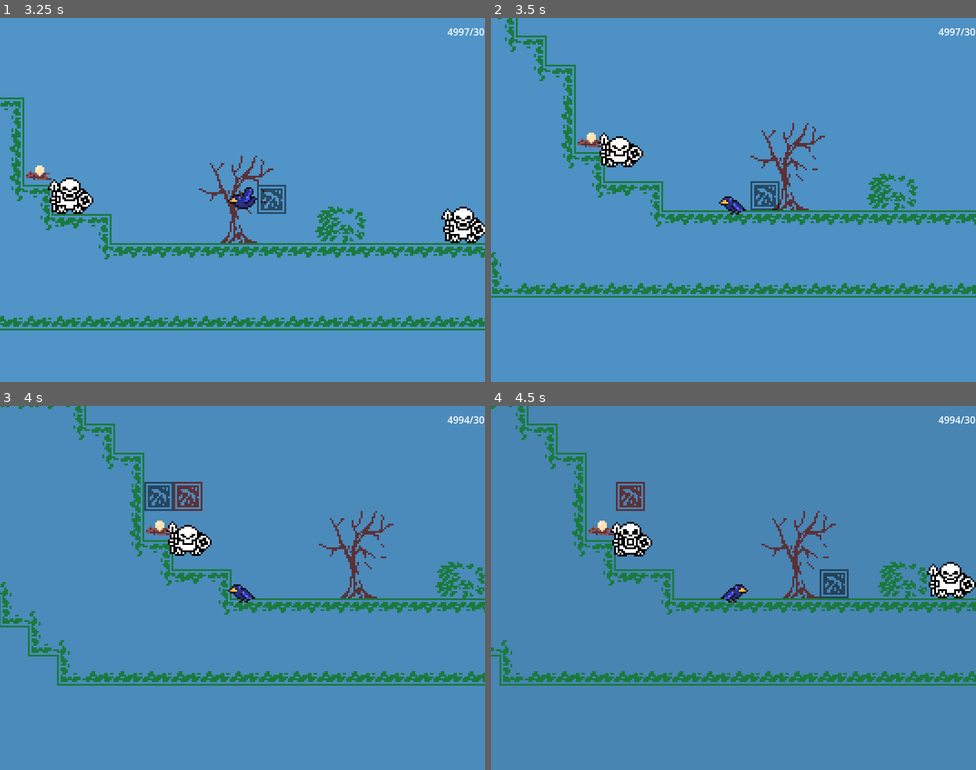
Above: before the commit, frames 1-4 (two rows, left to right).
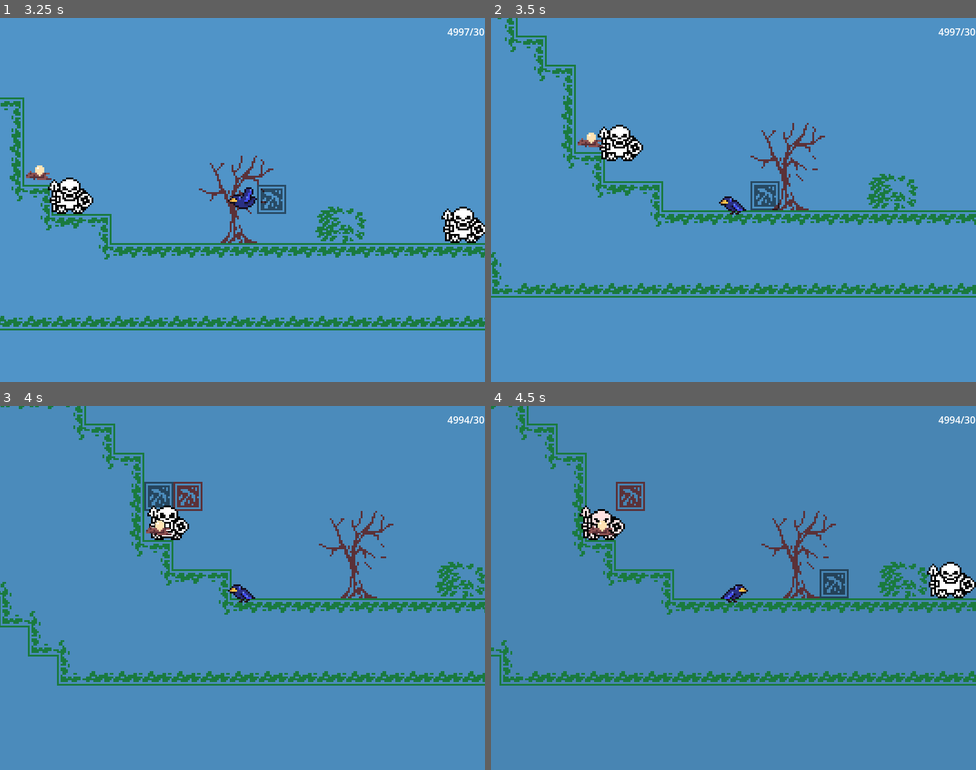
Above: after the commit, the same moments.

Repository: Gladiu/Birds-jam
Game: Godot game, scene res://scn/main.tscn
The game is run twice, just before and just after one commit, with the same random seed, the same clock (stepped at 60 frames per second) and the same inputs.
Inputs (mouse positions are in pixels of both pictures, inside the frame that each line leads up to):
- Up to frame 1 (3.25 s): move the mouse to (218, 272) at 0.52 s; hold Space (fly) 0.53-1.28 s; hold D (move_right) 0.53-2.03 s; move the mouse to (388, 254) at 1.27 s; click (388, 254) at 1.35 s; move the mouse to (97, 145) at 2.02 s; hold A (move_left) from 2.03 s (still down); right-click (97, 145) at 2.1 s; move the mouse to (266, 200) at 2.77 s; tap Space (fly) at 2.85 s
- Up to frame 2 (3.5 s): keep holding A (move_left)
- Up to frame 3 (4 s): keep holding A (move_left); move the mouse to (169, 497) at 3.52 s; click (169, 497) at 3.6 s
- Up to frame 4 (4.5 s): move the mouse to (840, 569) at 4.27 s; release A (move_left) at 4.28 s; hold D (move_right) from 4.28 s (still down); right-click (840, 569) at 4.35 s

Frame 1 is identical in both runs. In frame 2, 0.6% of the frame differs, in the area x 22-32%, y 29-41%; in frame 3, 0.9%; in frame 4, 1.0%, in the area x 18-34%, y 27-42%.

Commit message:
urgent hotfix

Diff:
--- a/scn/enemy.tscn
+++ b/scn/enemy.tscn
@@ -64,7 +64,7 @@
 }
 
 [sub_resource type="RectangleShape2D" id="RectangleShape2D_rd7jk"]
-size = Vector2(88, 107.5)
+size = Vector2(27, 107.5)
 
 [node name="Enemy" type="CharacterBody2D"]
 collision_layer = 8
@@ -99,7 +99,7 @@
 collision_mask = 16
 
 [node name="CollisionShape2D" type="CollisionShape2D" parent="Area2D"]
-position = Vector2(0, 39.25)
+position = Vector2(-0.5, 39.25)
 shape = SubResource("RectangleShape2D_rd7jk")
 
 [node name="EggDestroyCounter" type="Timer" parent="."]
--- a/src/enemy.gd
+++ b/src/enemy.gd
@@ -18,6 +18,7 @@
 func _process(delta) -> void:
 	var closest_pos = null
 	if found_egg:
+
 		$AnimationPlayer.play("Attack")
 		$Sprite2D.modulate = Color.WHITE.lerp(Color.RED, 1 - $EggDestroyCounter.time_left / $EggDestroyCounter.wait_time)
 	elif !Global.eggs.is_empty():
@@ -26,9 +27,9 @@
 		for egg in Global.eggs:
 			if position.distance_to(egg.position) < position.distance_to(closest_pos):
 				closest_pos = egg.position
+		velocity.x = -SPEED * (position - closest_pos).normalized().x
 
 
-		velocity.x = -SPEED * (position -closest_pos).normalized().x
 
 	# Apply gravity
 	if not is_on_floor():
